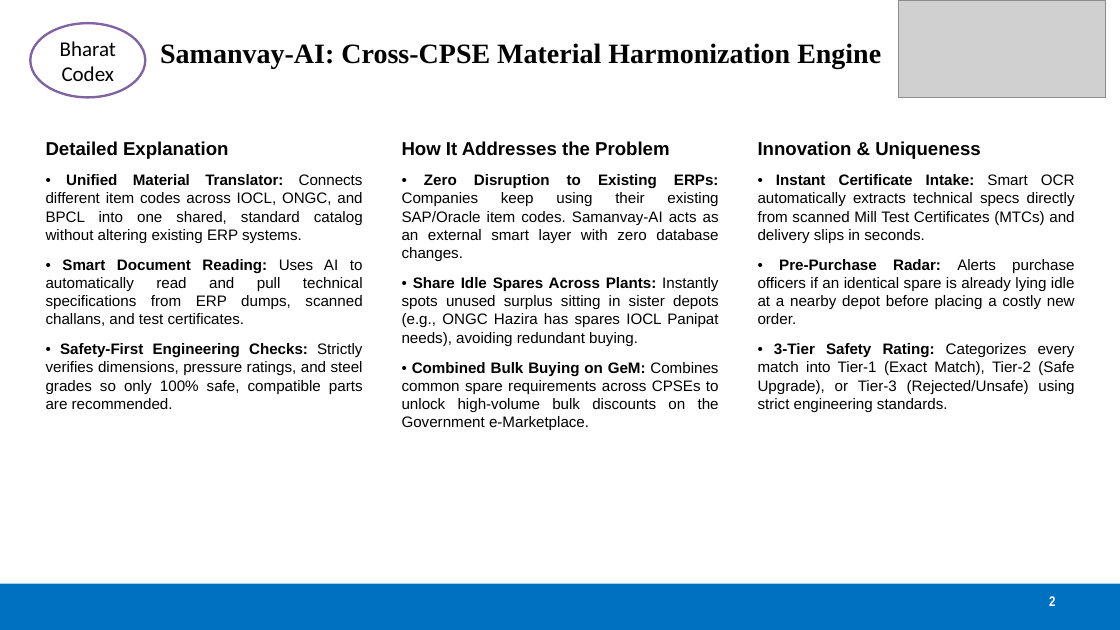
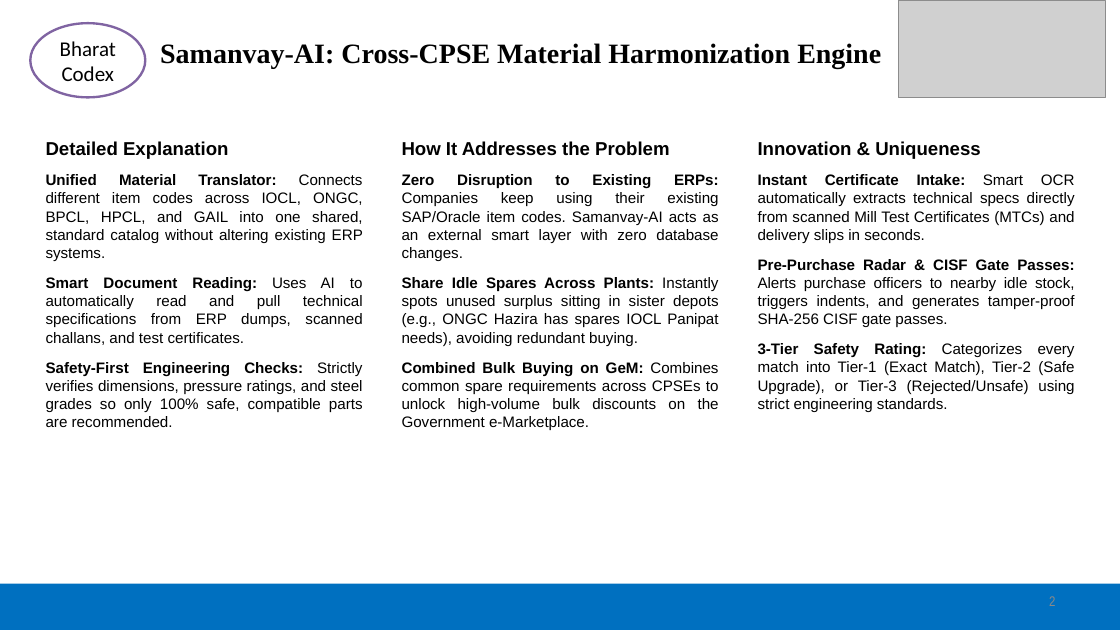
Before and after one commit to Gesicht436/Samanvay-AI, a slide deck: slide 2 of SIH_Presentation.pptx. Drawn at 1120x630 pixels with LibreOffice and Linux fonts; fonts in the diff are those of the drawing; grey boxes stand for pictures. Boxes give left, top, right and bottom in pixels: in the first picture for what was removed or moved away, otherwise in the second. Text is boxed around its words. In the diff, an @@ line names an element or a change of style, - is before the commit and + after.

Commit message:
docs: add comprehensive modular documentation across all subdirectories and consolidate docker config

```diff
--- a/SIH_Presentation.pptx
+++ b/SIH_Presentation.pptx
@@ text at (46, 174, 363, 427): text changed @@
-• Unified Material Translator: Connects different item codes across IOCL, ONGC, and BPCL into one shared, standard catalog without altering existing ERP systems.
-• Smart Document Reading: Uses AI to automatically read and pull technical specifications from ERP dumps, scanned challans, and test certificates.
-• Safety-First Engineering Checks: Strictly verifies dimensions, pressure ratings, and steel grades so only 100% safe, compatible parts are recommended.
+Unified Material Translator: Connects different item codes across IOCL, ONGC, BPCL, HPCL, and GAIL into one shared, standard catalog without altering existing ERP systems.
+Smart Document Reading: Uses AI to automatically read and pull technical specifications from ERP dumps, scanned challans, and test certificates.
+Safety-First Engineering Checks: Strictly verifies dimensions, pressure ratings, and steel grades so only 100% safe, compatible parts are recommended.
@@ text at (402, 174, 719, 430): text changed @@
-• Zero Disruption to Existing ERPs: Companies keep using their existing SAP/Oracle item codes. Samanvay-AI acts as an external smart layer with zero database changes.
-• Share Idle Spares Across Plants: Instantly spots unused surplus sitting in sister depots (e.g., ONGC Hazira has spares IOCL Panipat needs), avoiding redundant buying.
-• Combined Bulk Buying on GeM: Combines common spare requirements across CPSEs to unlock high-volume bulk discounts on the Government e-Marketplace.
+Zero Disruption to Existing ERPs: Companies keep using their existing SAP/Oracle item codes. Samanvay-AI acts as an external smart layer with zero database changes.
+Share Idle Spares Across Plants: Instantly spots unused surplus sitting in sister depots (e.g., ONGC Hazira has spares IOCL Panipat needs), avoiding redundant buying.
+Combined Bulk Buying on GeM: Combines common spare requirements across CPSEs to unlock high-volume bulk discounts on the Government e-Marketplace.
@@ text at (758, 174, 1075, 412): text changed @@
-• Instant Certificate Intake: Smart OCR automatically extracts technical specs directly from scanned Mill Test Certificates (MTCs) and delivery slips in seconds.
-• Pre-Purchase Radar: Alerts purchase officers if an identical spare is already lying idle at a nearby depot before placing a costly new order.
-• 3-Tier Safety Rating: Categorizes every match into Tier-1 (Exact Match), Tier-2 (Safe Upgrade), or Tier-3 (Rejected/Unsafe) using strict engineering standards.
+Instant Certificate Intake: Smart OCR automatically extracts technical specs directly from scanned Mill Test Certificates (MTCs) and delivery slips in seconds.
+Pre-Purchase Radar & CISF Gate Passes: Alerts purchase officers to nearby idle stock, triggers indents, and generates tamper-proof SHA-256 CISF gate passes.
+3-Tier Safety Rating: Categorizes every match into Tier-1 (Exact Match), Tier-2 (Safe Upgrade), or Tier-3 (Rejected/Unsafe) using strict engineering standards.
@@ text "2" at (1049, 596, 1055, 606): text colour #FFFFFF to #898989, bold off @@
```
Also in this commit, not shown: 4 other slides changed, 44 other files.
